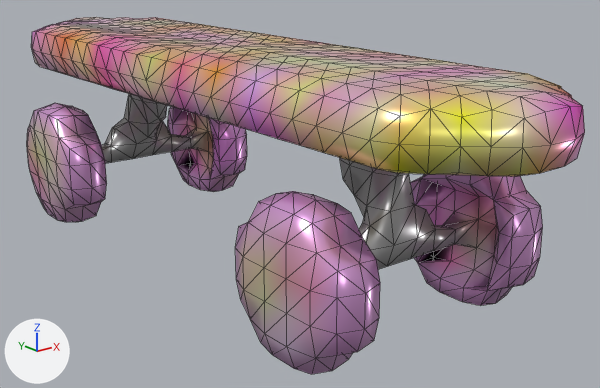
Before and after pictures for a commit that changed the glTF model glb/smooth/3001-4000/3107.glb.
The view is the same before and after, from a camera (50 mm lens) standing at (-0.848, -1.232, 0.586) and looking at (0.07, -0.085, 0.127). Lighting does not change. The marker at lower left points along +X, +Y and +Z. Mesh edges are drawn as thin lines. Vertices at the same position are counted once.
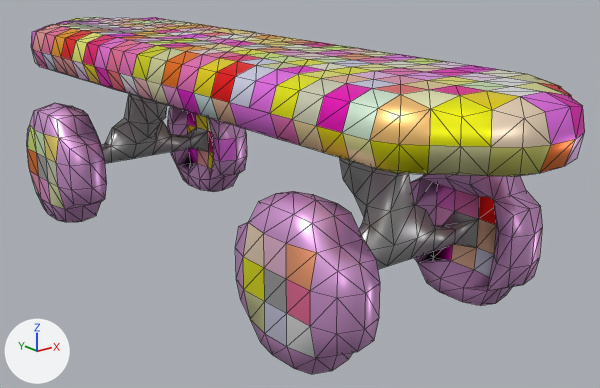
Where the change shows, as pixel boxes (x1, y1, x2, y2) in the pictures (600 x 388 px):
```json
{"part": 1, "of": "me_mesh_0", "change": "cut back", "before": [210, 28, 277, 138], "after": [210, 28, 277, 138]}
{"part": 2, "of": "me_mesh_0", "change": "recoloured", "before": [27, 17, 585, 360], "after": [27, 17, 585, 360]}
```

The change, as JSON lines over the scene's bpy script:
```json
{"block": "me_mesh_0", "where": "# used by ob_mesh_0; location = (0.0, 0.0, 0.0)"}
{"op": "remove", "block": "me_mesh_0", "code": "me_mesh_0.from_pydata(...)  # 952 vertices, 1932 faces; spans x -0.225..0.225, y -0.675..0.675, z 0.0..0.4"}
{"op": "add", "block": "me_mesh_0", "code": "me_mesh_0.from_pydata(...)  # 950 vertices, 1904 faces; spans x -0.225..0.225, y -0.675..0.675, z 0.0..0.4"}
{"block": "me_mesh_0", "change": "me_mesh_0 part 1"}
{"block": "me_mesh_0", "change": "1 vertex is removed from x -0.163, y -0.275, z 0.312"}
{"block": "me_mesh_0", "change": "38 faces are deleted"}
{"block": "me_mesh_0", "change": "14 new faces join them"}
{"block": "me_mesh_0", "change": "me_mesh_0 part 2: 1443 kept faces spanning x -0.225..0.225, y -0.675..0.675, z 0.013..0.4 get new vertex colours"}
```
